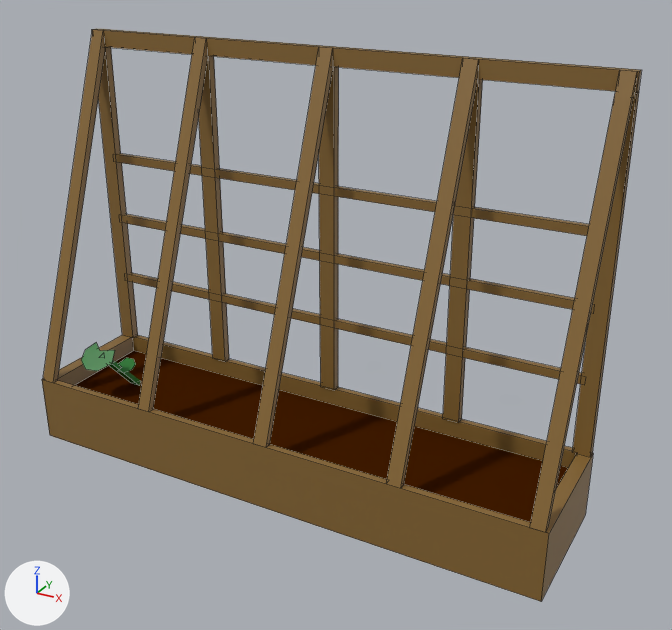
The Blender file stuff/Plants/Herbs/Cucumber/Model/Cucumber.blend: old version first, new version second.
Camera for both pictures: a 50 mm lens placed at (10.13, -10.99, 7.68), pointed at (4.14, -0.11, 2.24). The lights are fixed; the arrows at lower left show +X, +Y and +Z. Mesh edges are drawn as thin lines.

The older version as bpy lines, for what is in view:
```python
me_cube_009 = bpy.data.meshes.new('Cube.009')
me_cube_009.from_pydata(...)  # 128 vertices, 75 faces; spans x 0.0..8.0, y -1.98..0.0, z 0.0..6.0
# faces by material slot: [74, 1]
me_cube_009.materials.append(mat_wood)  # brown #886732
me_cube_009.materials.append(mat_ground)  # brown #421c00
me_cylinder_001 = bpy.data.meshes.new('Cylinder.001')
me_cylinder_001.from_pydata(...)  # 22 vertices, 4 faces; spans x -0.309..0.15, y -0.551..0.066, z 0.006..0.576
me_cylinder_001.materials.append(mat_grass_green)  # dark green #09741f
ob_bed_with_garter_001 = bpy.data.objects.new('Bed with Garter.001', me_cube_009)
ob_bed_with_garter_001.location = (0.0, 0.0, 0.0)
ob_cucumber_small = bpy.data.objects.new('Cucumber Small', me_cylinder_001)
ob_cucumber_small.location = (1.0, -1.0, 0.73)
ob_cucumber_small.scale = (1.41, 1.41, 1.41)
```
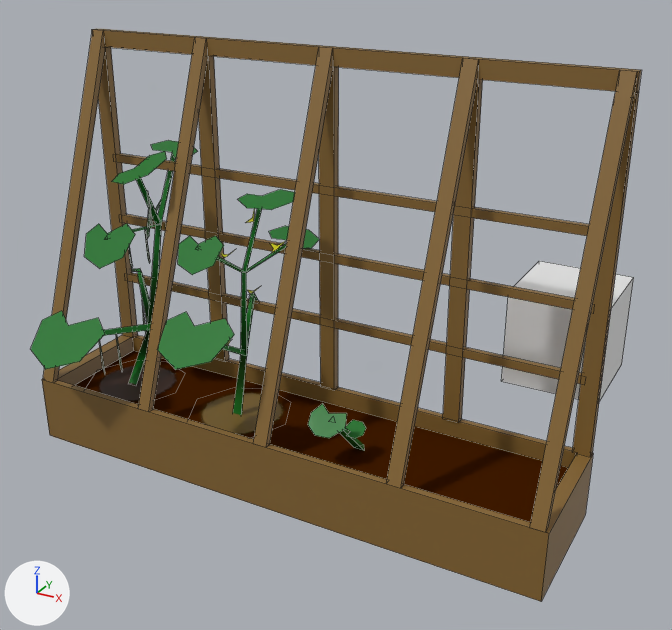
Location of each change, [x1, y1, x2, y2] in pixels of the pictures (672 x 630 px):
'PlaceSize', added
    after: [501, 261, 634, 401]
'Cucumber Big.001', added (green)
    after: [31, 140, 198, 385]
    faces in mat_grass_green_001 (dark green #09741f): [31, 140, 198, 385]
    faces in mat_cucumber_main_001 (dark green #003801): [99, 191, 161, 375]
'Cucumber Average.001', added (green)
    after: [157, 189, 319, 415]
    faces in mat_grass_green_002 (dark green #09741f): [157, 189, 319, 415]
    faces in mat_peas_flower_001 (yellow #cfcc00): [221, 212, 284, 345]
'Cucumber Small', moved
    before: [81, 343, 141, 386]
    after: [308, 403, 366, 451]
'Dry Place', added (brown)
    after: [202, 393, 282, 434]
'Wet Place', added
    after: [99, 365, 176, 401]

The change, as a list of edits to the scene's bpy script:
```text
Change ob_cucumber_small:
    ob_cucumber_small.location: (1.0, -1.0, 0.73) -> (5.0, -1.0, 0.73)
Add ob_cucumber_average_001:
    ob_cucumber_average_001 = bpy.data.objects.new('Cucumber Average.001', me_cylinder_004)  # 89 vertices, 33 faces; spans x -0.5..0.62, y -1.06..0.91, z 0.0..2.41; in mat_grass_green_002 (dark green #09741f), mat_peas_flower_001 (yellow #cfcc00)
    ob_cucumber_average_001.location = (3.0, -1.0, 0.73)
    ob_cucumber_average_001.scale = (1.41, 1.41, 1.41)
Add ob_cucumber_big_001:
    ob_cucumber_big_001 = bpy.data.objects.new('Cucumber Big.001', me_cylinder_003)  # 107 vertices, 37 faces; spans x -0.92..0.61, y -1.13..1.04, z 0.0..2.64; in mat_grass_green_001 (dark green #09741f), mat_cucumber_main_001 (dark green #003801)
    ob_cucumber_big_001.location = (1.0, -1.0, 0.73)
    ob_cucumber_big_001.scale = (1.41, 1.41, 1.41)
Add ob_wet_place:
    ob_wet_place = bpy.data.objects.new('Wet Place', me_plane_002)  # 8 vertices, 1 face; spans x -0.97..0.97, y -0.98..0.98, z -0.01..0.0; in mat_wet_ground_001 (picture img_wet_ground_003)
    ob_wet_place.location = (1.0, -1.0, 0.77)
    ob_wet_place.scale = (0.815, 0.815, 0.815)
Add ob_dry_place:
    ob_dry_place = bpy.data.objects.new('Dry Place', me_plane_003)  # 8 vertices, 1 face; spans x -0.97..0.97, y -0.98..0.98, z -0.01..0.0; in mat_dry_ground_001 (picture img_dry_ground_001)
    ob_dry_place.location = (3.0, -1.0, 0.77)
    ob_dry_place.scale = (0.815, 0.815, 0.815)
Add ob_placesize:
    ob_placesize = bpy.data.objects.new('PlaceSize', me_cube_003)  # a box spanning x -1.0..1.0, y -1.0..1.0, z -1.0..1.0
    ob_placesize.location = (6.98, 2.08, 1.76)
    ob_placesize.scale = (0.74, 0.74, 0.74)
```
